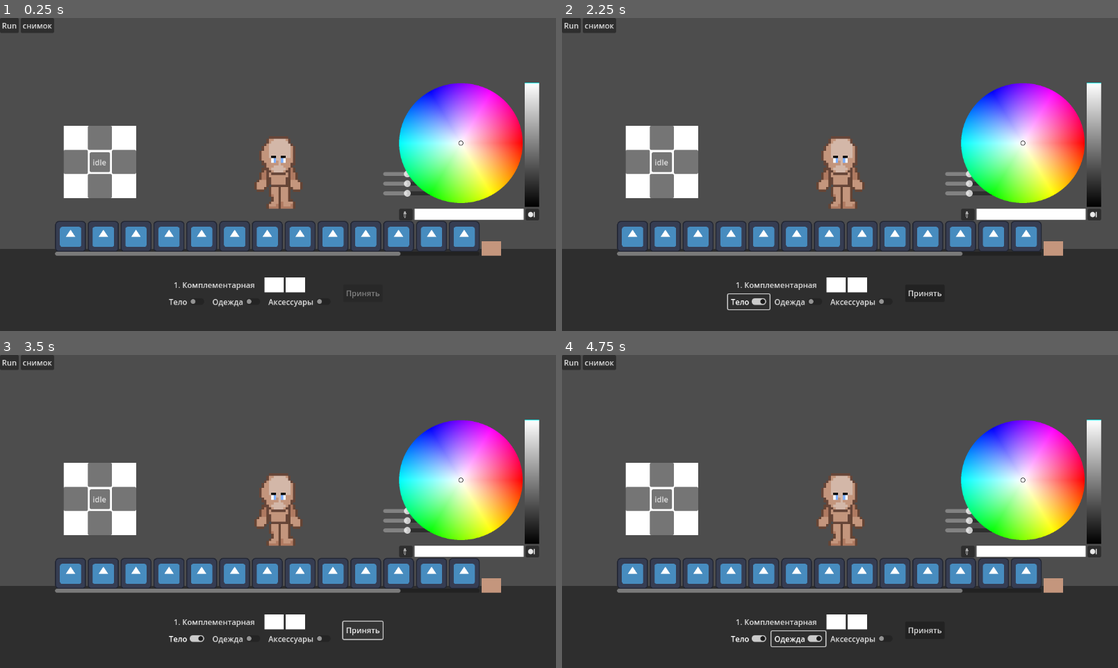
Above: before the commit, frames 1-4 (two rows, left to right).
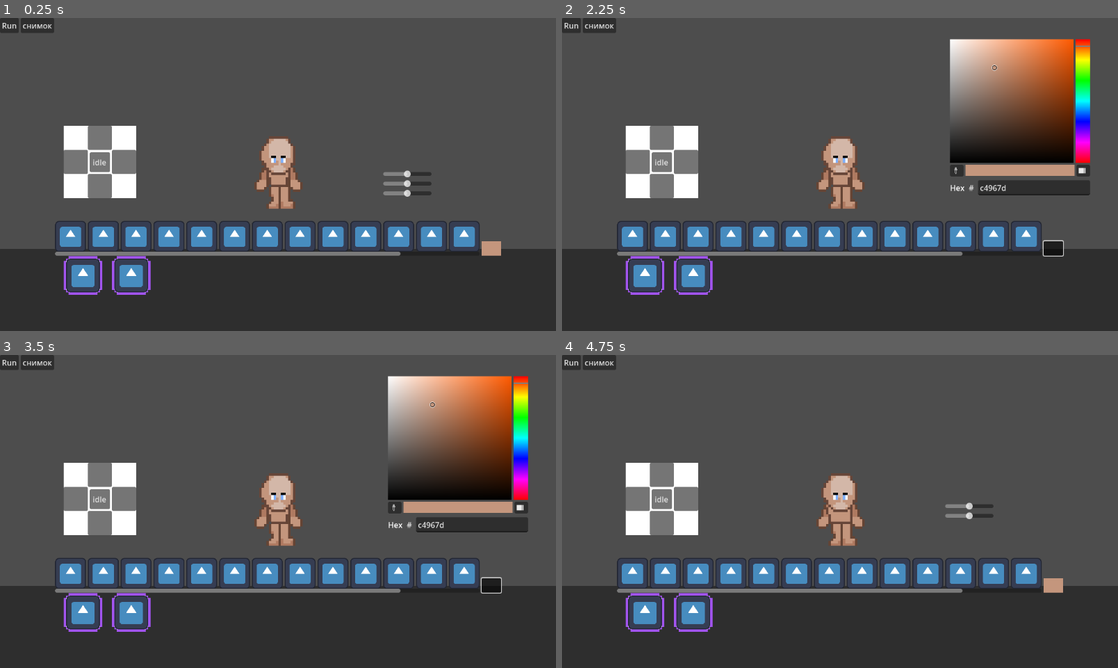
Above: after the commit, the same moments.

Repository: p1petto/CharacterMakerNew
Game: Godot game, scene res://Scenes/maker.tscn
Same seed, same stepped clock (60 frames per second), same inputs: the game is played once before the commit and once after it. The engine's default icon, where the game draws it, is replaced by a stand-in: a white triangle on a blue panel in a dark square.
Inputs (mouse positions are in pixels of both pictures, inside the frame that each line leads up to; where the layout moved, square brackets give the same spot in the first picture):
- Up to frame 1 (0.25 s): no input
- Up to frame 2 (2.25 s): click (778, 284) at 0.5 s, where only the run before the commit has a clickable "1. Комплементарная"; click (645, 274) at 1.27 s; click (1051, 249) [751, 302] at 2 s
- Up to frame 3 (3.5 s): click (361, 630) at 2.75 s, where only the run before the commit has a clickable "Принять"
- Up to frame 4 (4.75 s): click (695, 611) at 3.52 s; click (1051, 586) [801, 639] at 4.25 s

The runs differ from the first frame. In frame 1, 11% of the frame differs, in the area x 11-97%, y 20-93%; in frame 2, 16%; in frame 3, 17%, in the area x 11-97%, y 6-93%; in frame 4, 11%.

Commit message:
added: покрас элементов через схемы

Diff:
--- a/Scenes/maker.tscn
+++ b/Scenes/maker.tscn
@@ -351,7 +351,6 @@
 size_flags_vertical = 8
 
 [node name="Body" parent="UI/Catalog/CatalogContainer" groups=["DynamicTab"] instance=ExtResource("4_kavcm")]
-visible = false
 layout_mode = 2
 catalog_items = Array[ExtResource("5_sbt4v")]([ExtResource("11_wp1wm"), ExtResource("7_kywax")])
 
@@ -436,6 +435,7 @@
 linked_symmetrical_element = NodePath("../LeftPantLeg")
 
 [node name="ColorSettings" parent="UI/Catalog/CatalogContainer" groups=["SettingsTab"] instance=ExtResource("4_kavcm")]
+visible = false
 layout_mode = 2
 
 [node name="CenterContainer" type="CenterContainer" parent="UI/Catalog/CatalogContainer/ColorSettings"]
@@ -530,6 +530,7 @@
 script = ExtResource("26_hr221")
 
 [node name="ColorSchemeColorPicker" type="ColorPicker" parent="UI"]
+visible = false
 offset_left = 823.0
 offset_top = 131.0
 offset_right = 1121.0
--- a/Scripts/StaticElements/static_element.gd
+++ b/Scripts/StaticElements/static_element.gd
@@ -6,6 +6,7 @@
 
 @onready var character = $"../../../"
 @onready var catallog = $"../../../../../../UI/Catalog"
+@onready var catallog_container =$"../../../../../../UI/Catalog/CatalogContainer"
 
 var current_direction: String = "down"
 var is_symmetrical = false
@@ -52,7 +53,12 @@
 	#modulate = cur_color
 
 	if is_symmetrical:
-		var cur_linked_element = character.find_child(catallog.current_tab.linked_symmetrical_element.name, true, false)
+		var linked_tab
+		for tab in catallog_container.get_children():
+			if tab.name == self.name:
+				linked_tab = tab.linked_symmetrical_element
+				break
+		var cur_linked_element = character.find_child(linked_tab.name, true, false)
 		cur_linked_element.material.set_shader_parameter("newcolor", new_color)
 		cur_linked_element.cur_color = new_color
 		cur_linked_element.color_picker_button.set_new_bg_color(new_color)
--- a/Scripts/UI/accessore_panel.gd
+++ b/Scripts/UI/accessore_panel.gd
@@ -34,7 +34,7 @@
 	# Only update the z-index for the newly added element
 	_setup_z_index_for_new_element(button_instance)
 
-	color_scheme_controller.accessory_buttons.append(button_instance)
+	color_scheme_controller.accessory_buttons.append(button_instance.color_picker_button)
 
 func _store_button_position(button):
 	# Store the button's position after it has been properly positioned in the container
--- a/Scripts/UI/catalog.gd
+++ b/Scripts/UI/catalog.gd
@@ -6,7 +6,7 @@
 @onready var character = $"../../SubViewportContainer/SubViewport/Character"
 var color_picker_button
 @onready var color_picker_button_container =  $MarginContainer/HBoxContainer/ColorPickerButtonContainer
-
+@onready var color_scheme_color_picker = $"../ColorSchemeColorPicker"
 @export var current_tab: CustomTab
 
 signal tab_changed
@@ -46,9 +46,12 @@
 	tab_changed.emit()
 	color_picker_button.button_pressed = false
 	color_picker_button.visible = false
+	color_scheme_color_picker.visible = false
 	if !current_tab.is_in_group("Accessorie") and !current_tab.is_in_group("SettingsTab"):
 		_initialize_color_picker_button()
 		color_picker_button.visible = true
+	elif current_tab.is_in_group("SettingsTab"):
+		color_scheme_color_picker.visible = true
 
 func find_tab(tab_name):
 	return catallog_container.get_node(tab_name)
--- a/Scripts/UI/color_scheme_controller.gd
+++ b/Scripts/UI/color_scheme_controller.gd
@@ -3,6 +3,7 @@
 @onready var scheme_menu_button = $"SettingsContainer/СolorScheme/SchemeMenuButton"
 @onready var color_scheme_rects = $"SettingsContainer/СolorScheme/СolorSchemeRects"
 @onready var character = $"../../../../../../SubViewportContainer/SubViewport/Character"
+@onready var checkbox_controller = $SettingsContainer/CheckBoxes
 
 var body_buttons = []
 var clothes_buttons = []
@@ -154,4 +155,30 @@
 	update_colors(color)
 
 func _on_accept_button_up() -> void:
-	pass # Replace with function body.
+	for index in checkbox_controller.check_button_pressed:
+		set_color_scheme(index)
+		print(index)
+
+
+func set_color_scheme(checkbox_index):
+	var buttons_array = []
+
+	match checkbox_index:
+		0:
+			print("ACCEPT 0")
+			buttons_array = body_buttons
+		1:
+			print("ACCEPT 1")
+			buttons_array = clothes_buttons
+		2:
+			print("ACCEPT 2")
+			buttons_array = accessory_buttons
+
+	var colors = get_colors_for_scheme(base_color)
+	var colors_count = colors.size()
+
+	for i in range(buttons_array.size()):
+		var button = buttons_array[i]
+		if button.has_method("_on_color_picker_color_changed"):
+			var color_index = i % colors_count  # Цикличный выбор цветов
+			button._on_color_picker_color_changed(colors[color_index])
--- a/Scripts/dynamic_clothes.gd
+++ b/Scripts/dynamic_clothes.gd
@@ -8,6 +8,7 @@
 var root
 var character
 var catallog
+var catallog_container
 var parent_part  # Reference to the parent ConditionallyDynamicCharacterPart
 
 func _ready() -> void:
@@ -15,7 +16,7 @@
 	character = root.find_child("Character", true, false)
 	catallog = root.find_child("Catalog", true, false)
 	parent_part = get_parent().get_parent()  # Get reference to parent ConditionallyDynamicCharacterPart
-
+	catallog_container = catallog.get_node("CatalogContainer")
 func _connect_color_changed_signal():
 	color_picker_button.color_changed.connect(_on_color_changed)
 
@@ -33,9 +34,15 @@
 	self_modulate = cur_color
 	color_picker_button.set_new_bg_color(new_color)
 
+
 	if is_symmetrical:
-		var target_node = catallog.current_tab.linked_symmetrical_element.catalog_items[0].item_class
-		target_node = character.find_child(target_node, true, false)
+		var linked_parrent_tab
+		var parrent = get_node("../../")
+		for tab in catallog_container.get_children():
+			if tab.name == parrent.name:
+				linked_parrent_tab = tab.linked_symmetrical_element
+				break
+		var target_node = character.find_child(linked_parrent_tab.name, true, false)
 		var cur_linked_element = target_node.find_child("DynamicClothes", true, false)
 		cur_linked_element.self_modulate = cur_color
 		cur_linked_element.color_picker_button.set_new_bg_color(new_color)
